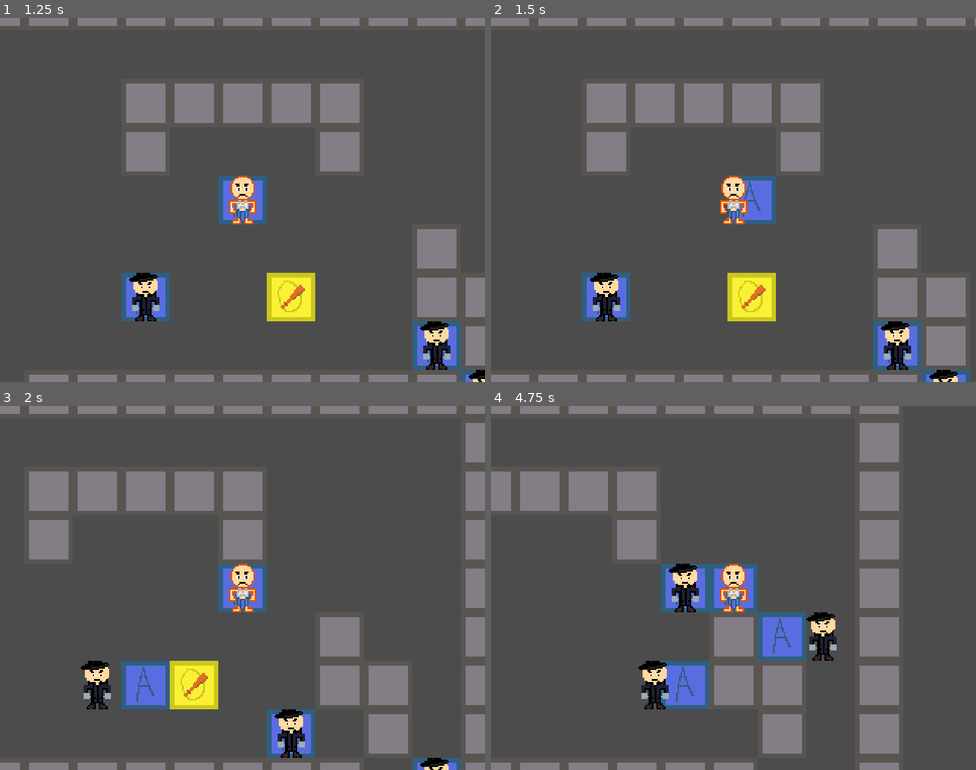
Above: before the commit, frames 1-4 (two rows, left to right).
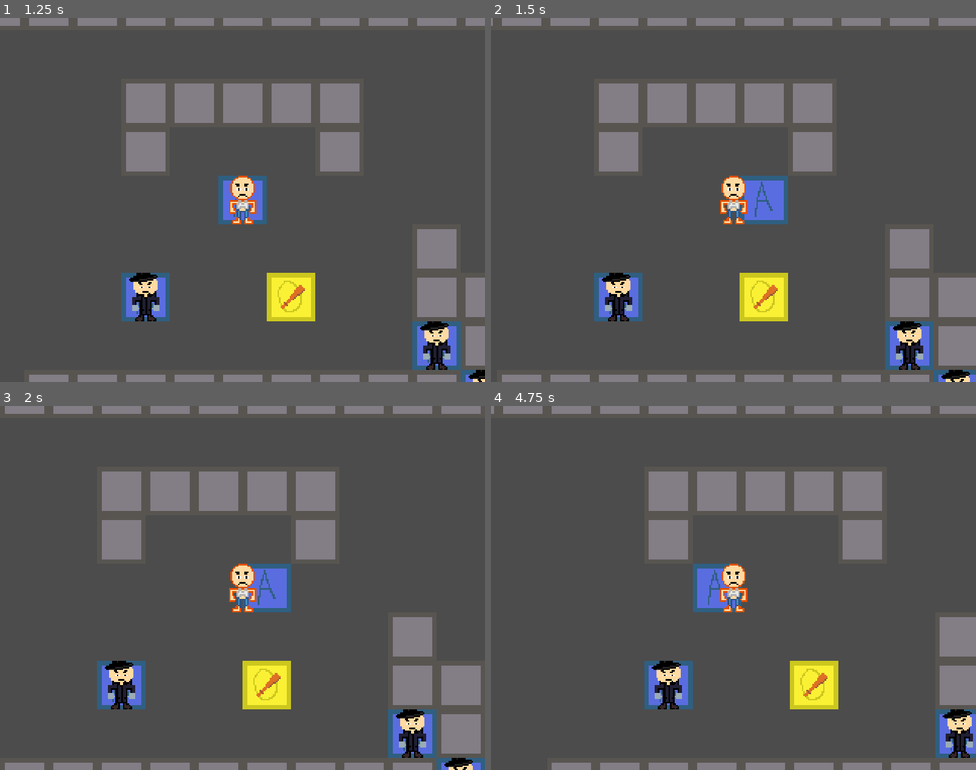
Above: after the commit, the same moments.

Repository: IgorGRBR/ldjam45thiingy
Game: Godot game, scene res://Menu.tscn
The game is run twice, just before and just after one commit, with the same random seed, the same clock (stepped at 60 frames per second) and the same inputs.
Inputs (mouse positions are in pixels of both pictures, inside the frame that each line leads up to):
- Up to frame 1 (1.25 s): click (87, 316) at 0.5 s
- Up to frame 2 (1.5 s): tap Enter at 1.25 s; move the mouse to (840, 181) at 1.27 s; hold Right (ui_right) from 1.28 s (still down); tap Space at 1.35 s; click (840, 181) at 1.42 s
- Up to frame 3 (2 s): keep holding Right (ui_right); tap Space at 1.52, 1.82 s
- Up to frame 4 (4.75 s): release Right (ui_right) at 2 s; drag from (636, 606) to (709, 660) at 2.02 s; tap Space at 2.75, 2.85, 4.35, 4.52 s; move the mouse to (782, 507) at 2.77 s; hold Right (ui_right) 2.78-3.5 s; click (782, 507) at 2.92 s; drag from (709, 660) to (588, 533) at 3.52 s; tap Enter at 4.25 s; move the mouse to (879, 642) at 4.27 s; hold Left (ui_left) from 4.28 s (still down); click (879, 642) at 4.42 s

Frame 1 is identical in both runs. In frame 2, 11% of the frame differs, in the area x 0-100%, y 0-100%; in frame 3, 26%; in frame 4, 28%.

Commit message:
new idea

Diff:
--- /dev/null
+++ b/Gaaame.gd
@@ -0,0 +1,18 @@
+extends Node2D
+
+# Declare member variables here. Examples:
+# var a = 2
+# var b = "text"
+
+# Called when the node enters the scene tree for the first time.
+func _ready():
+
+	pass # Replace with function body.
+
+func _unhandled_input(event):
+    if event is InputEventKey:
+        if event.pressed and event.scancode == KEY_SPACE:
+            get_tree().reload_current_scene()
+# Called every frame. 'delta' is the elapsed time since the previous frame.
+#func _process(delta):
+#	pass
--- a/Gaaame.tscn
+++ b/Gaaame.tscn
@@ -1,34 +1,36 @@
-[gd_scene load_steps=6 format=2]
+[gd_scene load_steps=7 format=2]
 
-[ext_resource path="res://tilesets/test/test_tileset.tres" type="TileSet" id=1]
-[ext_resource path="res://grid/grid.gd" type="Script" id=2]
-[ext_resource path="res://actors/Player.tscn" type="PackedScene" id=3]
-[ext_resource path="res://objects/items/BatItem.tscn" type="PackedScene" id=4]
-[ext_resource path="res://actors/Dude.tscn" type="PackedScene" id=5]
+[ext_resource path="res://Gaaame.gd" type="Script" id=1]
+[ext_resource path="res://tilesets/test/test_tileset.tres" type="TileSet" id=2]
+[ext_resource path="res://grid/grid.gd" type="Script" id=3]
+[ext_resource path="res://actors/Player.tscn" type="PackedScene" id=4]
+[ext_resource path="res://objects/items/BatItem.tscn" type="PackedScene" id=5]
+[ext_resource path="res://actors/Dude.tscn" type="PackedScene" id=6]
 
 [node name="Root" type="Node2D"]
+script = ExtResource( 1 )
 
 [node name="TileMap" type="TileMap" parent="."]
-tile_set = ExtResource( 1 )
+tile_set = ExtResource( 2 )
 cell_size = Vector2( 32, 32 )
 format = 1
 tile_data = PoolIntArray( 0, 0, 0, 1, 0, 0, 2, 0, 0, 3, 0, 0, 4, 0, 0, 5, 0, 0, 6, 0, 0, 7, 0, 0, 8, 0, 0, 9, 0, 0, 10, …(759 unchanged characters)…
-script = ExtResource( 2 )
+script = ExtResource( 3 )
 __meta__ = {
 "_edit_lock_": true
 }
 
-[node name="Player" parent="TileMap" instance=ExtResource( 3 )]
+[node name="Player" parent="TileMap" instance=ExtResource( 4 )]
 position = Vector2( 240, 144 )
 
-[node name="BatItem" parent="TileMap" instance=ExtResource( 4 )]
+[node name="BatItem" parent="TileMap" instance=ExtResource( 5 )]
 position = Vector2( 272, 192 )
 
-[node name="Dude" parent="TileMap" instance=ExtResource( 5 )]
+[node name="Dude" parent="TileMap" instance=ExtResource( 6 )]
 position = Vector2( 176, 208 )
 
-[node name="Dude2" parent="TileMap" instance=ExtResource( 5 )]
+[node name="Dude2" parent="TileMap" instance=ExtResource( 6 )]
 position = Vector2( 368, 240 )
 
-[node name="Dude3" parent="TileMap" instance=ExtResource( 5 )]
+[node name="Dude3" parent="TileMap" instance=ExtResource( 6 )]
 position = Vector2( 400, 272 )
--- /dev/null
+++ b/Node2D.gd
@@ -0,0 +1,28 @@
+extends Node
+
+var mydialog = ["AGA","THAT`s HOW MafIA WorKS!"]
+var dialogpage = 0
+onready var RichTextLabel = get_node("Polygon2D/RichTextLabel")
+func _ready():
+	RichTextLabel.set_bbcode(mydialog[dialogpage])
+	RichTextLabel.set_visible_characters(0)
+	pass
+
+
+func _on_Area2D_input_event(viewport, event, shape_idx):
+
+	if event is InputEventMouseButton:
+		if event.is_pressed():
+			if RichTextLabel.get_visible_characters() > RichTextLabel.get_total_character_count():
+				if dialogpage < mydialog.size()-1:
+					dialogpage +=1
+					RichTextLabel.set_bbcode(mydialog[dialogpage])
+					RichTextLabel.set_visible_characters(0)
+			else:
+				RichTextLabel.set_visible_characters(RichTextLabel.get_total_character_count())
+
+
+func _on_Timer_timeout():
+	RichTextLabel.set_visible_characters(RichTextLabel.get_visible_characters()+1)
+
+	pass # Replace with function body.
--- /dev/null
+++ b/dialog.tscn
@@ -0,0 +1,44 @@
+[gd_scene load_steps=4 format=2]
+
+[ext_resource path="res://Node2D.gd" type="Script" id=1]
+[ext_resource path="res://sprites/thats.png" type="Texture" id=2]
+
+[sub_resource type="RectangleShape2D" id=1]
+extents = Vector2( 195.462, 172.23 )
+
+[node name="Node2D" type="Node2D"]
+script = ExtResource( 1 )
+
+[node name="Area2D" type="Area2D" parent="."]
+position = Vector2( -13.6427, -23.5009 )
+__meta__ = {
+"_edit_group_": true
+}
+
+[node name="Sprite" type="Sprite" parent="Area2D"]
+position = Vector2( 106.432, 189.805 )
+scale = Vector2( 1.54348, 1.68036 )
+texture = ExtResource( 2 )
+
+[node name="CollisionShape2D" type="CollisionShape2D" parent="Area2D"]
+position = Vector2( 250.432, 194.976 )
+shape = SubResource( 1 )
+
+[node name="Polygon2D" type="Polygon2D" parent="."]
+position = Vector2( 146.741, 47.3564 )
+scale = Vector2( 0.485452, 0.591527 )
+color = Color( 0.34902, 0.32549, 0.32549, 1 )
+polygon = PoolVector2Array( -56.3121, 23.2281, -123.98, 88.8456, 44.1647, 51.9357, 398.909, 99.0983, 452.223, -71.097, -39.9077, -69.0465 )
+
+[node name="RichTextLabel" type="RichTextLabel" parent="Polygon2D"]
+margin_left = -72.3861
+margin_top = -16.5679
+margin_right = 305.614
+margin_bottom = 62.4321
+rect_scale = Vector2( 2.00555, 1.83885 )
+
+[node name="Timer" type="Timer" parent="Polygon2D"]
+wait_time = 0.06
+autostart = true
+[connection signal="input_event" from="Area2D" to="." method="_on_Area2D_input_event"]
+[connection signal="timeout" from="Polygon2D/Timer" to="." method="_on_Timer_timeout"]
Binary file added: sprites/thats.png
Not shown, added: sprites/thats.png.import
